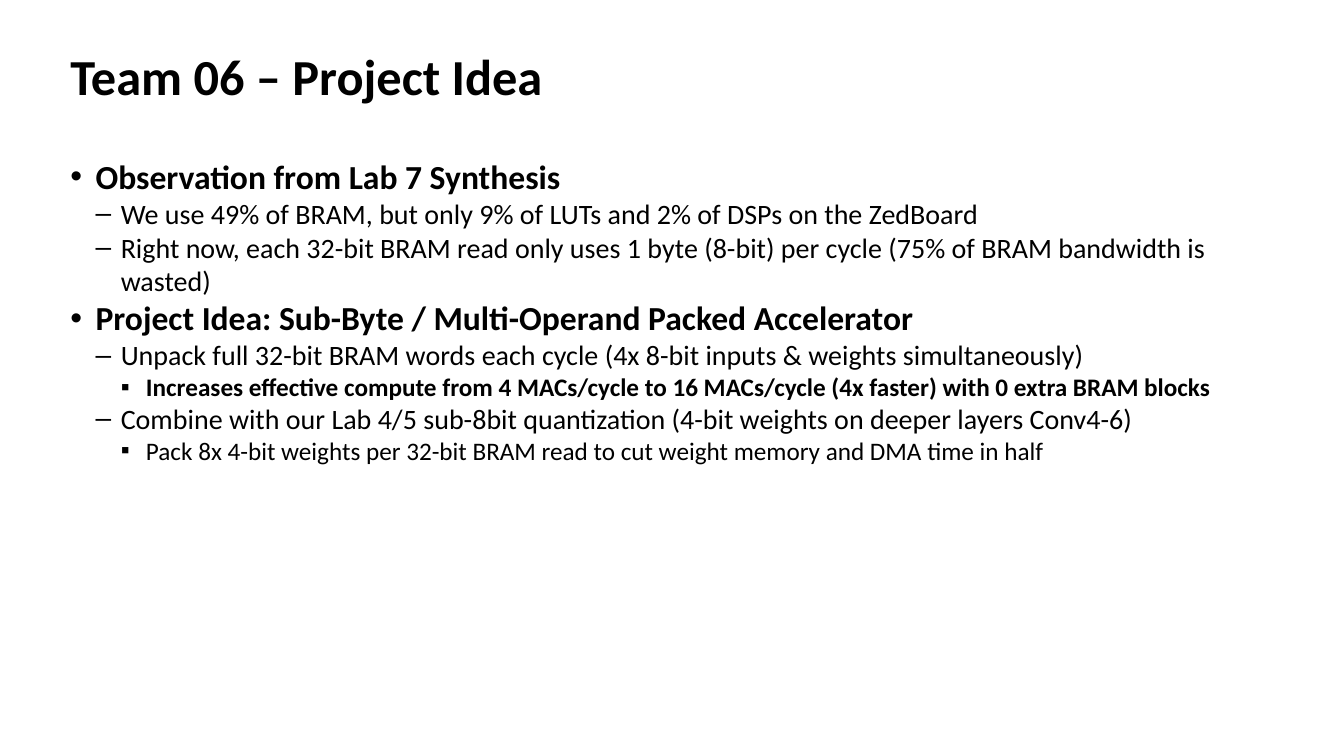
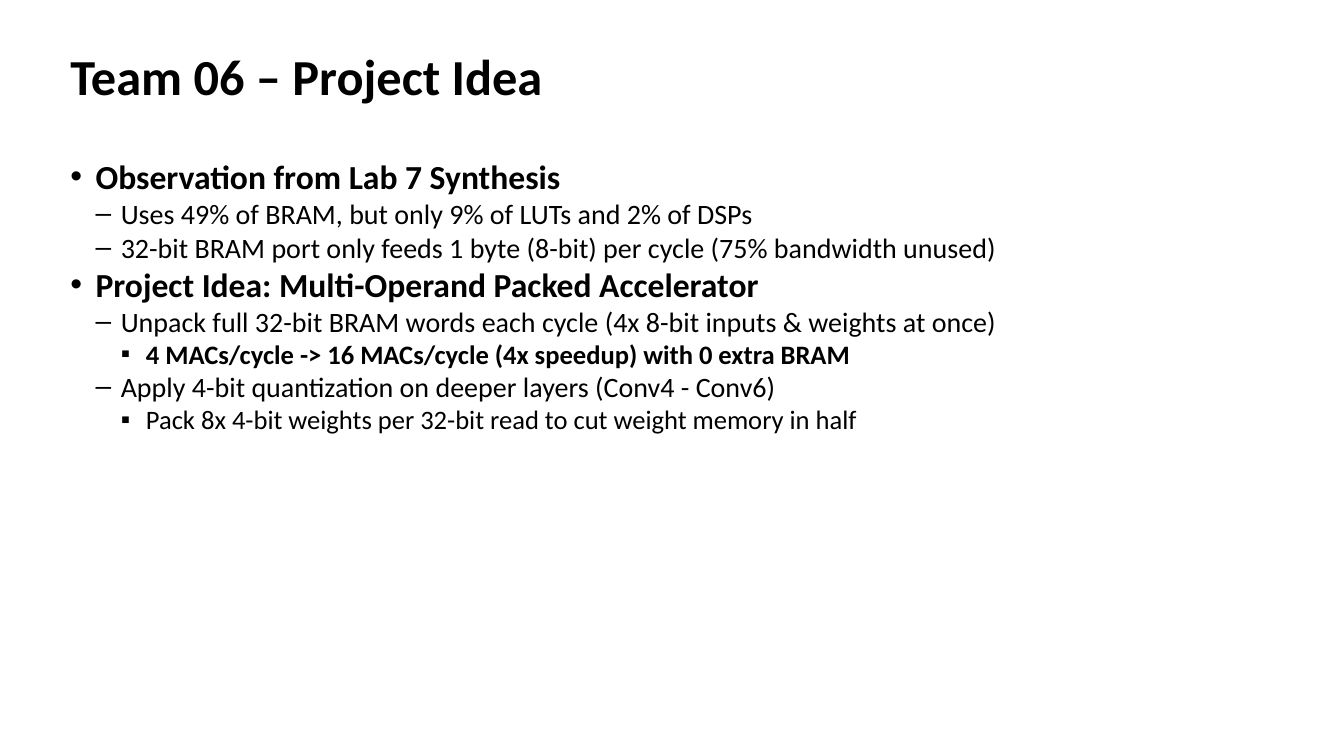
Before and after one commit to devjwk/cpre487lab1-7, a slide deck: slide 4 of Team06_Lab6_7_Demo.pptx. Drawn at 1344x756 pixels with LibreOffice and Linux fonts; fonts in the diff are those of the drawing. Boxes give left, top, right and bottom in pixels: in the first picture for what was removed or moved away, otherwise in the second. Text is boxed around its words. In the diff, an @@ line names an element or a change of style, - is before the commit and + after.

```diff
--- a/Team06_Lab6_7_Demo.pptx
+++ b/Team06_Lab6_7_Demo.pptx
@@ text at box(96, 204, 996, 434): text changed @@
-  – We use 49% of BRAM, but only 9% of LUTs and 2% of DSPs on the ZedBoard
-  – Right now, each 32-bit BRAM read only uses 1 byte (8-bit) per cycle (75% of BRAM bandwidth is wasted)
-• Project Idea: Sub-Byte / Multi-Operand Packed Accelerator
-  – Unpack full 32-bit BRAM words each cycle (4x 8-bit inputs & weights simultaneously)
-    ▪ Increases effective compute from 4 MACs/cycle to 16 MACs/cycle (4x faster) with 0 extra BRAM blocks
-  – Combine with our Lab 4/5 sub-8bit quantization (4-bit weights on deeper layers Conv4-6)
-    ▪ Pack 8x 4-bit weights per 32-bit BRAM read to cut weight memory and DMA time in half
+  – Uses 49% of BRAM, but only 9% of LUTs and 2% of DSPs
+  – 32-bit BRAM port only feeds 1 byte (8-bit) per cycle (75% bandwidth unused)
+• Project Idea: Multi-Operand Packed Accelerator
+  – Unpack full 32-bit BRAM words each cycle (4x 8-bit inputs & weights at once)
+    ▪ 4 MACs/cycle -> 16 MACs/cycle (4x speedup) with 0 extra BRAM
+  – Apply 4-bit quantization on deeper layers (Conv4 - Conv6)
+    ▪ Pack 8x 4-bit weights per 32-bit read to cut weight memory in half
```
Also in this commit, not shown: 3 other slides changed, 1 other file.
